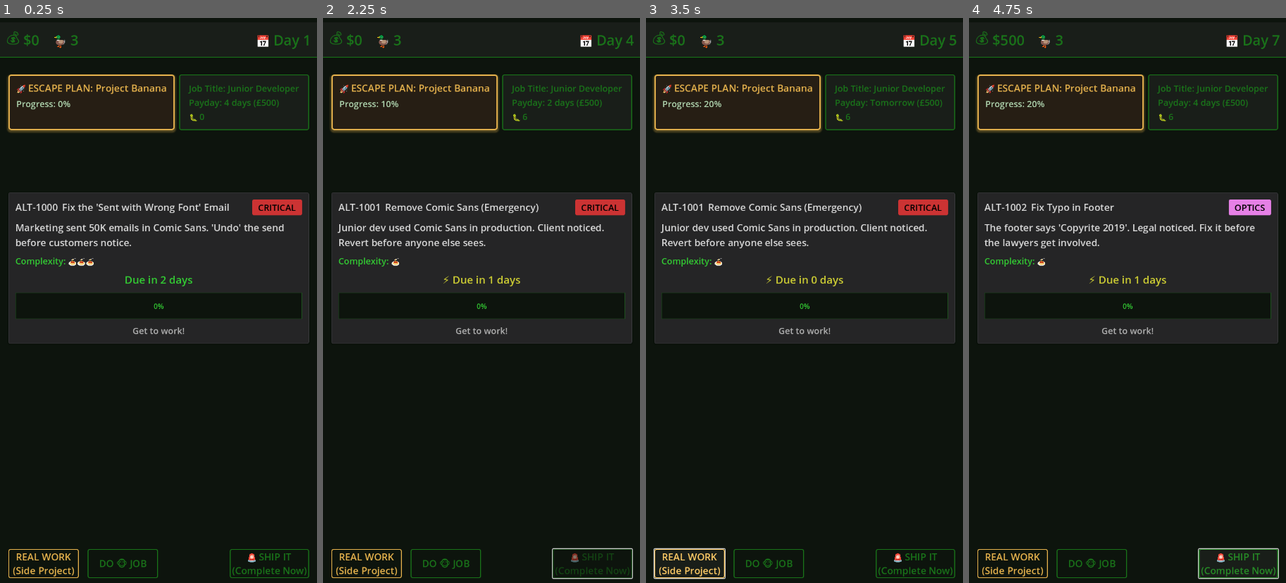
Above: before the commit, frames 1-4 (left to right).
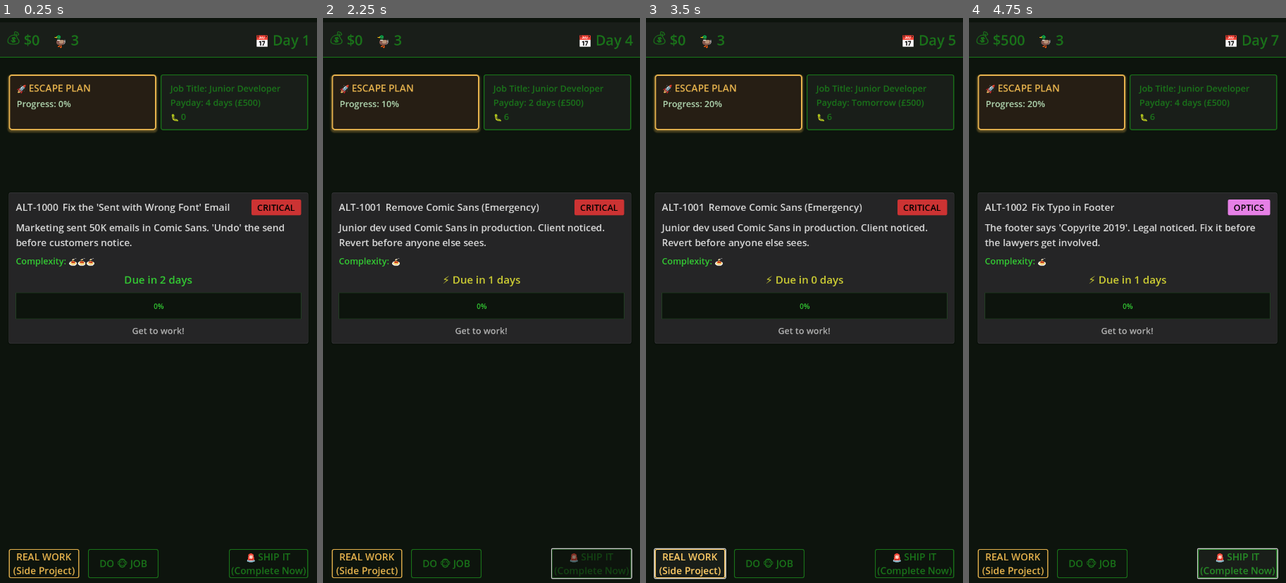
Above: after the commit, the same moments.

Repository: lmchoi/alt-f-this
Game: Godot game, scene res://scenes/game_ui.tscn
Two runs of this game, one before a commit and one after it. Both use one fixed random seed, a clock stepped at 60 frames per second and the inputs below.
Inputs:
- Up to frame 1 (0.25 s): no input
- Up to frame 2 (2.25 s): click "REAL WORK (Side Project)" at 0.5 s; click "DO 🐵 JOB" at 1.25 s; click "🚨 SHIP IT (Complete Now)" at 2 s
- Up to frame 3 (3.5 s): click "REAL WORK (Side Project)" at 2.75 s
- Up to frame 4 (4.75 s): click "DO 🐵 JOB" at 3.5 s; click "🚨 SHIP IT (Complete Now)" at 4.25 s

The runs differ from the first frame. In frame 1, 3.6% of the frame differs, in the area x 2-98%, y 2-100%; in frame 2, 3.4%; in frame 3, 3.5%; in frame 4, 3.4%.

Commit message:
Remove escape plan project name

Diff:
--- a/autoloads/game_manager.gd
+++ b/autoloads/game_manager.gd
@@ -77,7 +77,6 @@
 
 # Side project state
 var side_project := {
-	"product_name": "Project Banana",
 	"progress": 0  # 0-100, escape progress
 }:
 	set(value):
--- a/scenes/side_project_panel.gd
+++ b/scenes/side_project_panel.gd
@@ -16,5 +16,5 @@
 	_update_display(data)
 
 func _update_display(data: Dictionary):
-	header_label.text = "🚀 ESCAPE PLAN: " + data.product_name
+	header_label.text = "🚀 ESCAPE PLAN"
 	progress_label.text = "Progress: %d%%" % data.progress
--- a/scenes/side_project_panel.tscn
+++ b/scenes/side_project_panel.tscn
@@ -37,7 +37,7 @@
 [node name="HeaderLabel" type="Label" parent="MarginContainer/MainContainer"]
 layout_mode = 2
 theme_override_font_sizes/font_size = 22
-text = "🚀 ESCAPE PLAN: Project Banana"
+text = "🚀 ESCAPE PLAN"
 
 [node name="ProgressLabel" type="Label" parent="MarginContainer/MainContainer"]
 unique_name_in_owner = true
